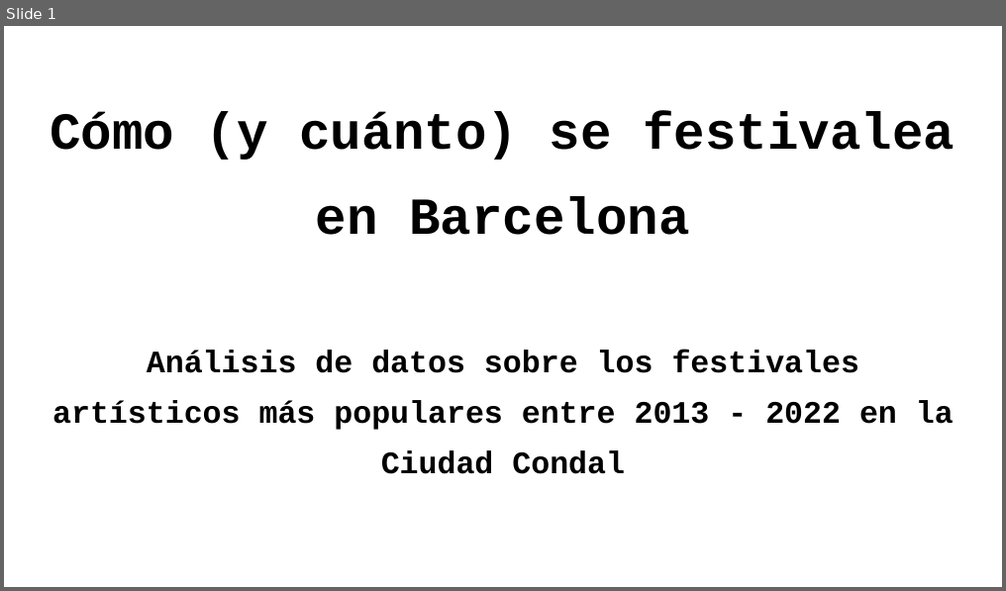
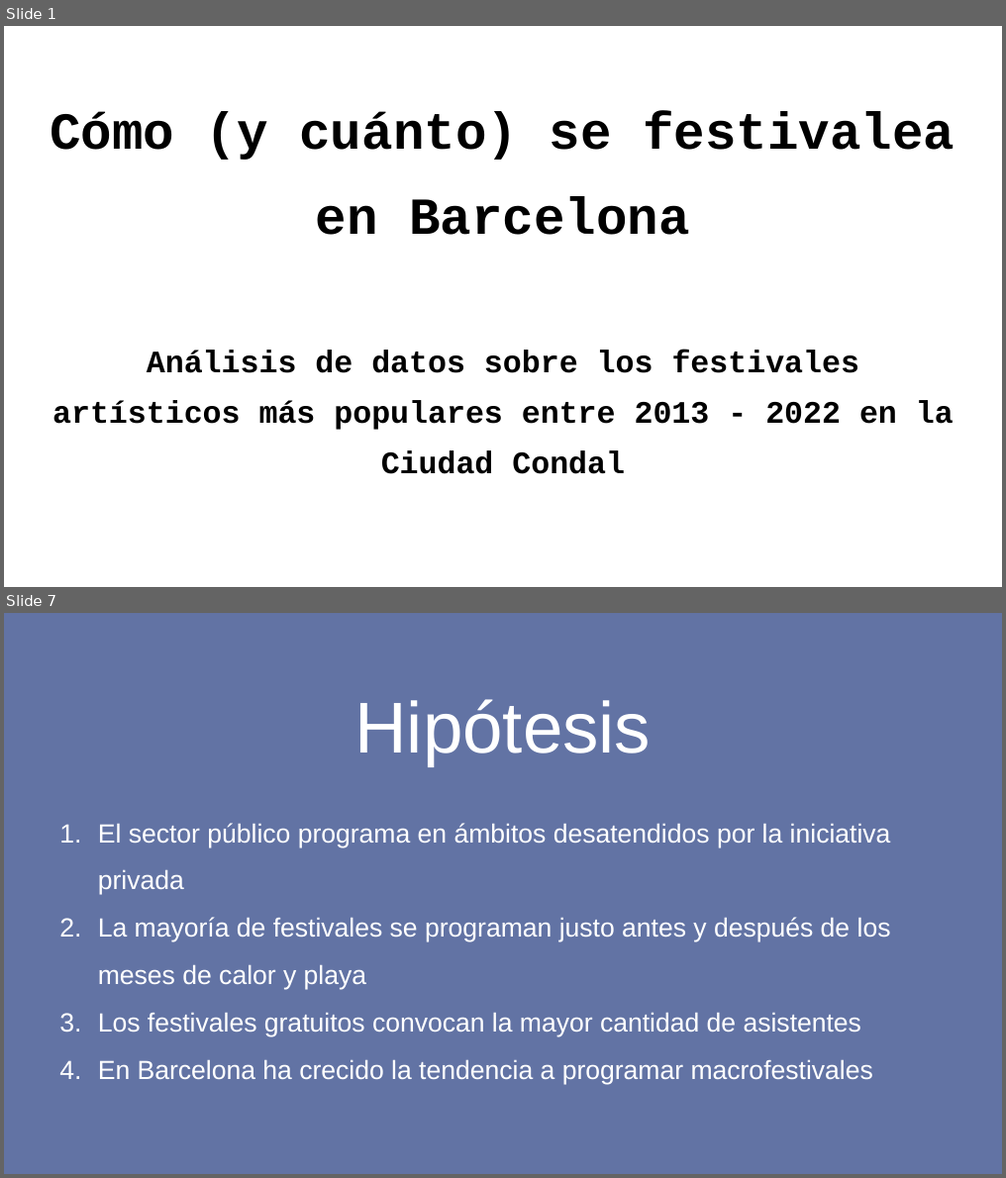
Before and after one commit to marosor/Festivales_Bcn, a slide deck: SRC/Presentacion_Como_cuanto_festivalea_Barcelona.pptx. Shown one above the other, each under a label of ours: slide 1 before the commit, slides 1 and 7 after it; the slides between them are not shown. The pictures are 1006x591 and 1006x1178 pixels, drawn with LibreOffice and Linux fonts; fonts in the diff are those of the drawing; background and template pictures are left out. Boxes give left, top, right and bottom in pixels: in the first picture for what was removed or moved away, otherwise in the second. Text is boxed around its words. In the diff, an @@ line names an element or a change of style, - is before the commit and + after.

```diff
--- a/SRC/Presentacion_Como_cuanto_festivalea_Barcelona.pptx
+++ b/SRC/Presentacion_Como_cuanto_festivalea_Barcelona.pptx
@@ slide 7 added at box(4, 613, 1002, 1174), background #6273A4 @@
@@ title added at box(354, 699, 650, 766), 52 pt, text #FFFFFF @@
+Hipótesis
@@ subtitle added at box(98, 823, 891, 1084), 19 pt, text #FFFFFF @@
+1. El sector público programa en ámbitos desatendidos por la iniciativa privada
+2. La mayoría de festivales se programan justo antes y después de los meses de calor y playa
+3. Los festivales gratuitos convocan la mayor cantidad de asistentes
+4. En Barcelona ha crecido la tendencia a programar macrofestivales
```
Also in this commit, not shown: 13 slides changed, 5 other slides added.
